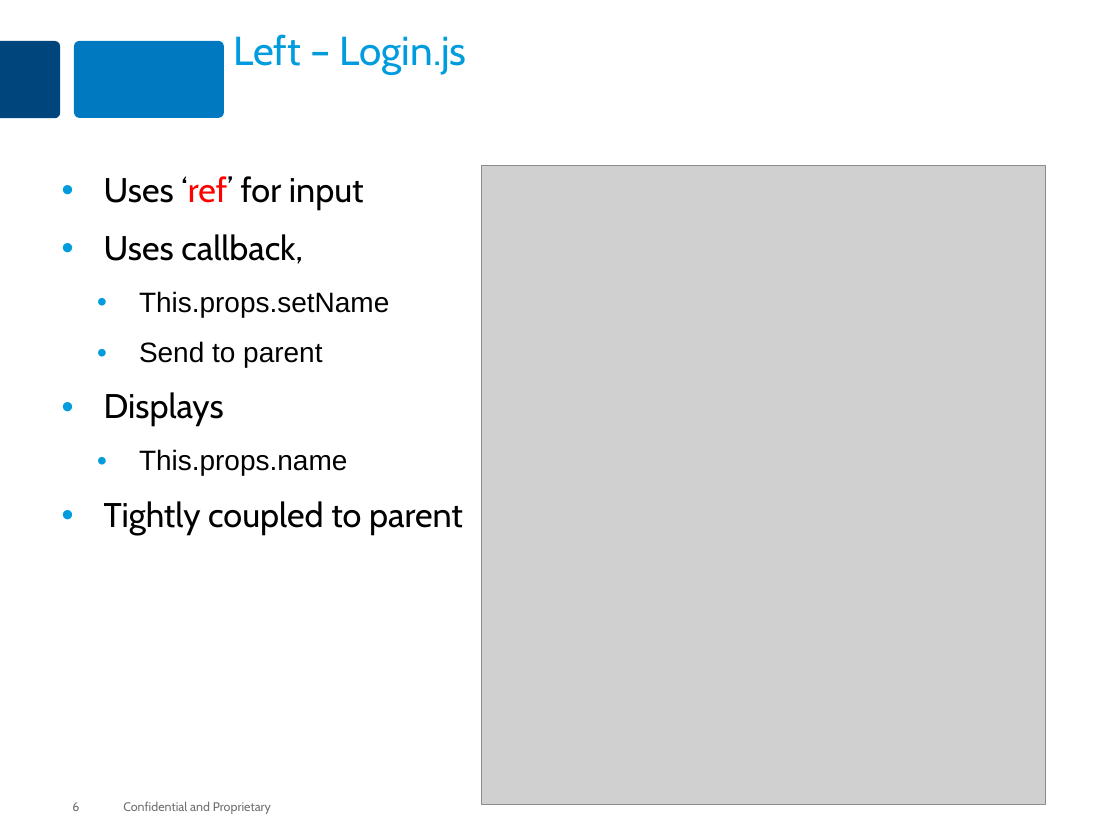
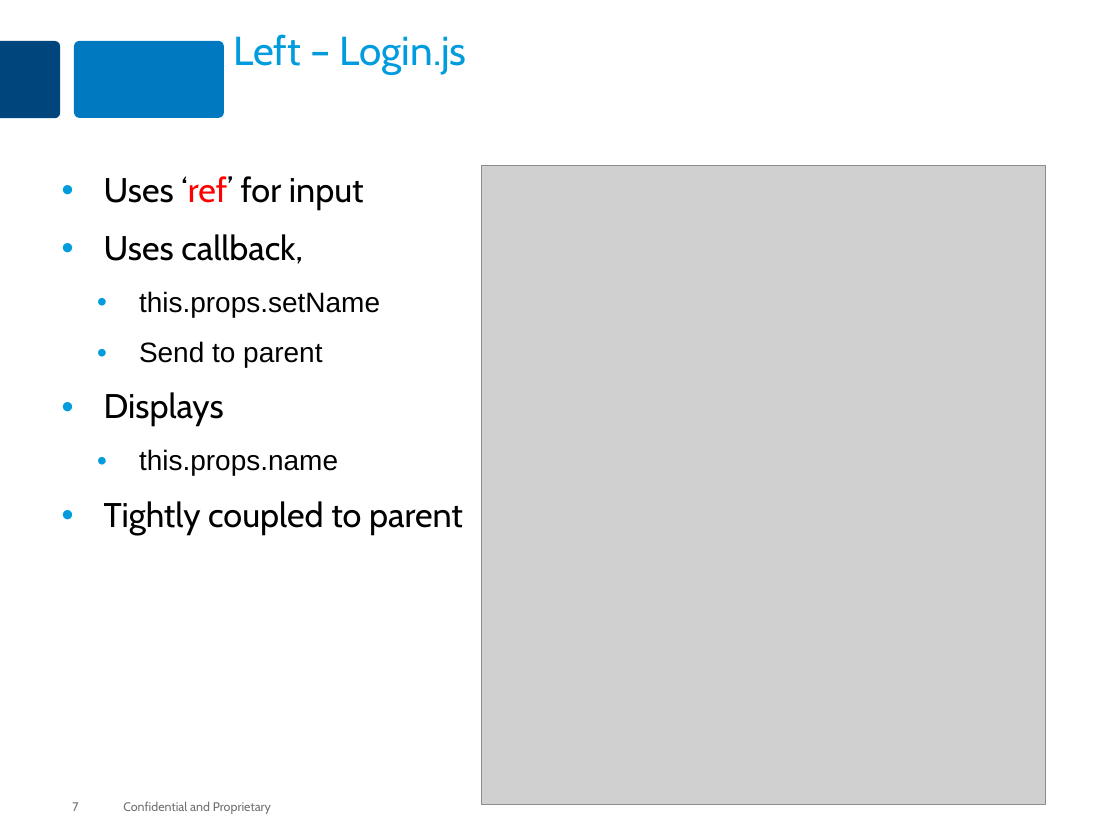
Before and after one commit to MaxMillington/react_practice, a slide deck: slide 7 of lesson-react-32-shared-state/react-shared-state.pptx (slide 6 before the commit). Drawn at 1120x840 pixels with LibreOffice and Linux fonts; fonts in the diff are those of the drawing; grey boxes stand for pictures. Boxes give left, top, right and bottom in pixels: in the first picture for what was removed or moved away, otherwise in the second. Text is boxed around its words. In the diff, an @@ line names an element or a change of style, - is before the commit and + after.

```diff
--- a/lesson-react-32-shared-state/react-shared-state.pptx
+++ b/lesson-react-32-shared-state/react-shared-state.pptx
@@ text at [139, 291, 380, 317]: text changed @@
-  • This.props.setName
+  • this.props.setName
@@ text at [139, 449, 338, 476]: text changed @@
-  • This.props.name
+  • this.props.name
@@ page number at [72, 802, 78, 811]: text changed @@
-6
+7
```
Also in this commit, not shown: 3 other slides changed, 1 slide added, 6 other files.
